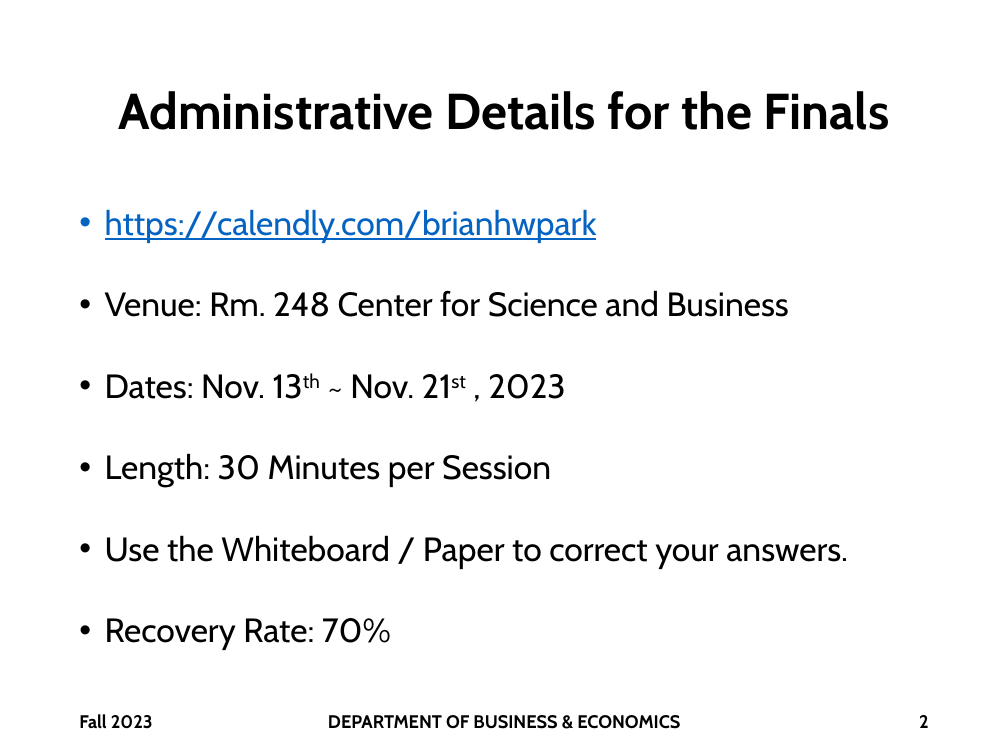
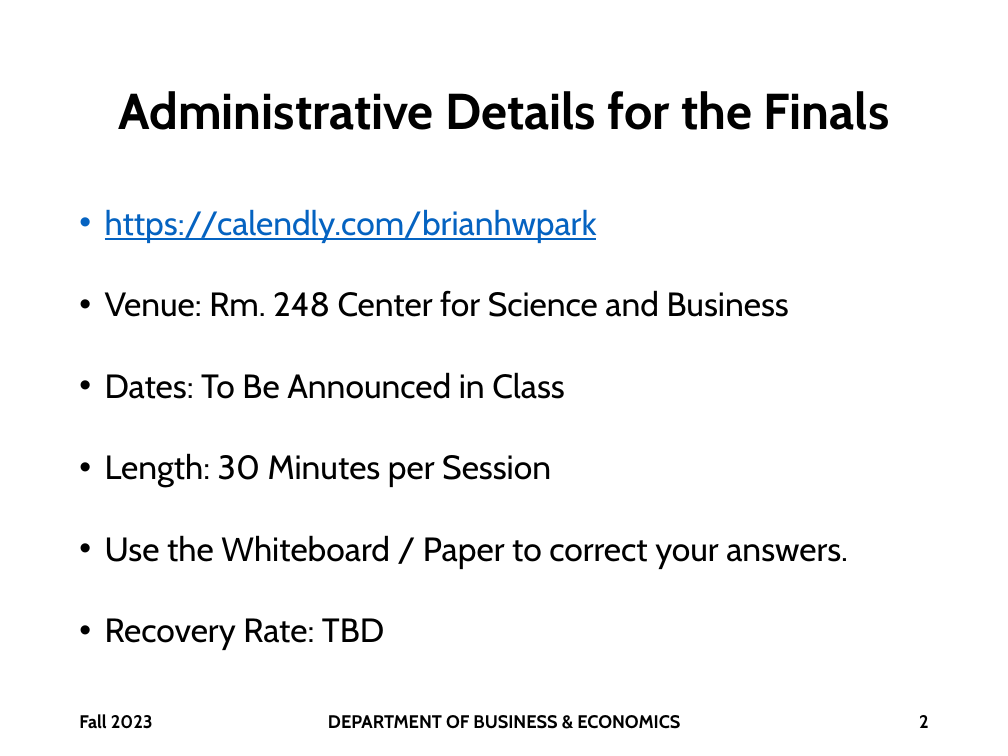
Before and after one commit to brianhwpark/brianhwpark.github.io, a slide deck: slide 2 of files/teaching-resources/monmouthcollege-econ-300/econ-300-f2023-final/ECON300-F2023-PracticeFinal-RECAP.pptx. Drawn at 1008x756 pixels with LibreOffice and Linux fonts; fonts in the diff are those of the drawing; background and template pictures are left out. Boxes give left, top, right and bottom in pixels: in the first picture for what was removed or moved away, otherwise in the second. Text is boxed around its words. In the diff, an @@ line names an element or a change of style, - is before the commit and + after.

```diff
--- a/files/teaching-resources/monmouthcollege-econ-300/econ-300-f2023-final/ECON300-F2023-PracticeFinal-RECAP.pptx
+++ b/files/teaching-resources/monmouthcollege-econ-300/econ-300-f2023-final/ECON300-F2023-PracticeFinal-RECAP.pptx
@@ text at [105, 372, 565, 399]: text changed @@
-• Dates: Nov. 13th ~ Nov. 21st , 2023
+• Dates: To Be Announced in Class
@@ text at [105, 618, 384, 650]: text changed @@
-• Recovery Rate: 70%
+• Recovery Rate: TBD
```
Also in this commit, not shown: 3 other files.
